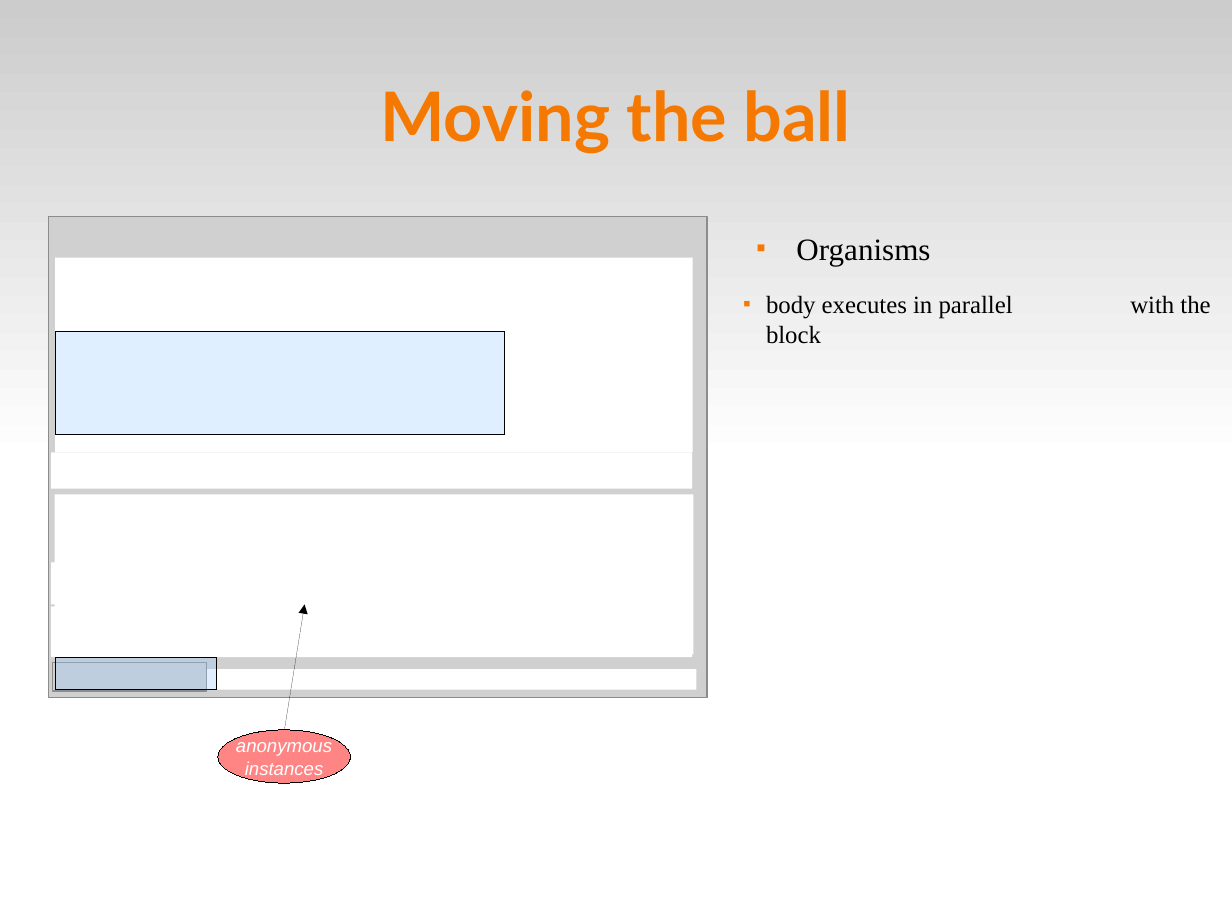
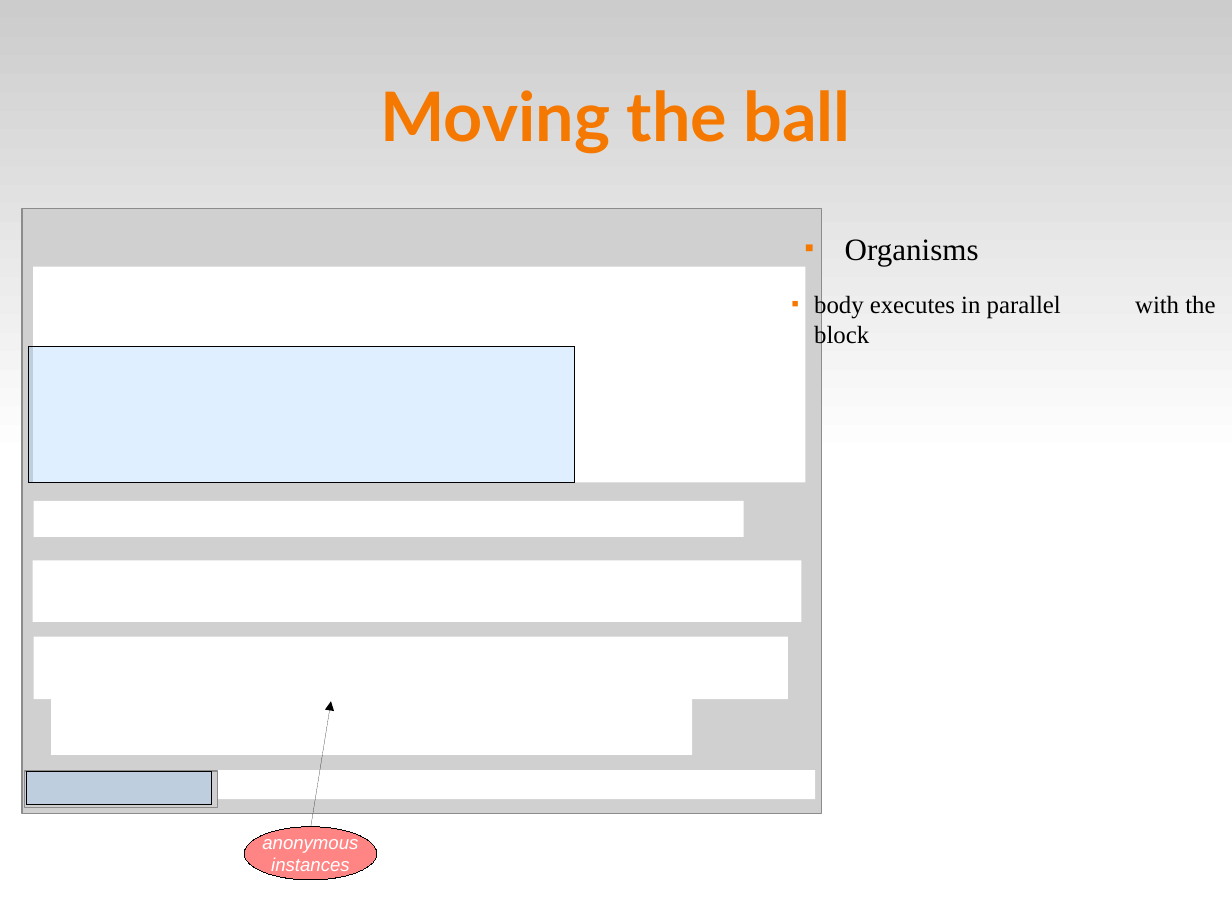
Before and after one commit to fsantanna-no/ceu-docs, a slide deck: slide 5 of ceu_curryon.odp. Drawn at 1232x924 pixels with LibreOffice and Linux fonts; fonts in the diff are those of the drawing; grey boxes stand for pictures. Boxes give left, top, right and bottom in pixels: in the first picture for what was removed or moved away, otherwise in the second. Text is boxed around its words. In the diff, an @@ line names an element or a change of style, - is before the commit and + after.

```diff
--- a/ceu_curryon.odp
+++ b/ceu_curryon.odp
@@ picture resized from (x1=48, y1=217, x2=708, y2=698) to (x1=22, y1=209, x2=822, y2=814) @@
@@ text "Organisms" rewrapped from (x1=766, y1=239, x2=1210, y2=318) to (x1=814, y1=239, x2=1215, y2=318) @@
@@ rectangle added at (x1=34, y1=266, x2=806, y2=482), fill #FFFFFF @@
@@ rectangle resized from (x1=55, y1=332, x2=504, y2=435) to (x1=29, y1=347, x2=575, y2=483) @@
@@ rectangle resized from (x1=55, y1=258, x2=692, y2=453) to (x1=34, y1=501, x2=743, y2=537) @@
@@ rectangle resized from (x1=51, y1=453, x2=693, y2=489) to (x1=32, y1=560, x2=802, y2=622) @@
@@ rectangle removed at (x1=51, y1=562, x2=693, y2=605) @@
@@ rectangle resized from (x1=57, y1=670, x2=696, y2=690) to (x1=34, y1=637, x2=788, y2=700) @@
@@ rectangle resized from (x1=51, y1=607, x2=693, y2=657) to (x1=51, y1=694, x2=693, y2=755) @@
@@ arrow moved from (284, 730) - (305, 605) to (311, 827) - (331, 701) @@
@@ picture resized from (x1=53, y1=663, x2=207, y2=692) to (x1=25, y1=771, x2=217, y2=808) @@
@@ rectangle resized from (x1=55, y1=494, x2=694, y2=654) to (x1=27, y1=770, x2=816, y2=799) @@
@@ rectangle resized from (x1=55, y1=657, x2=217, y2=690) to (x1=27, y1=773, x2=212, y2=805) @@
@@ ellipse "anonymous" moved from (x1=218, y1=730, x2=351, y2=784) to (x1=245, y1=827, x2=378, y2=881) @@
```
Also in this commit, not shown: 3 other slides changed, 1 slide added, 1 slide removed, 2 other files.
